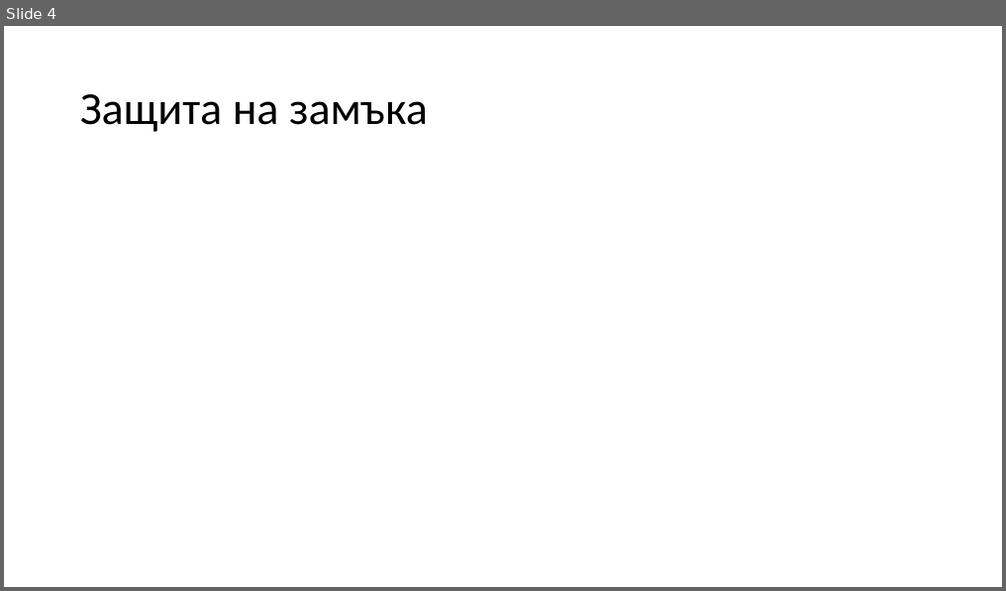
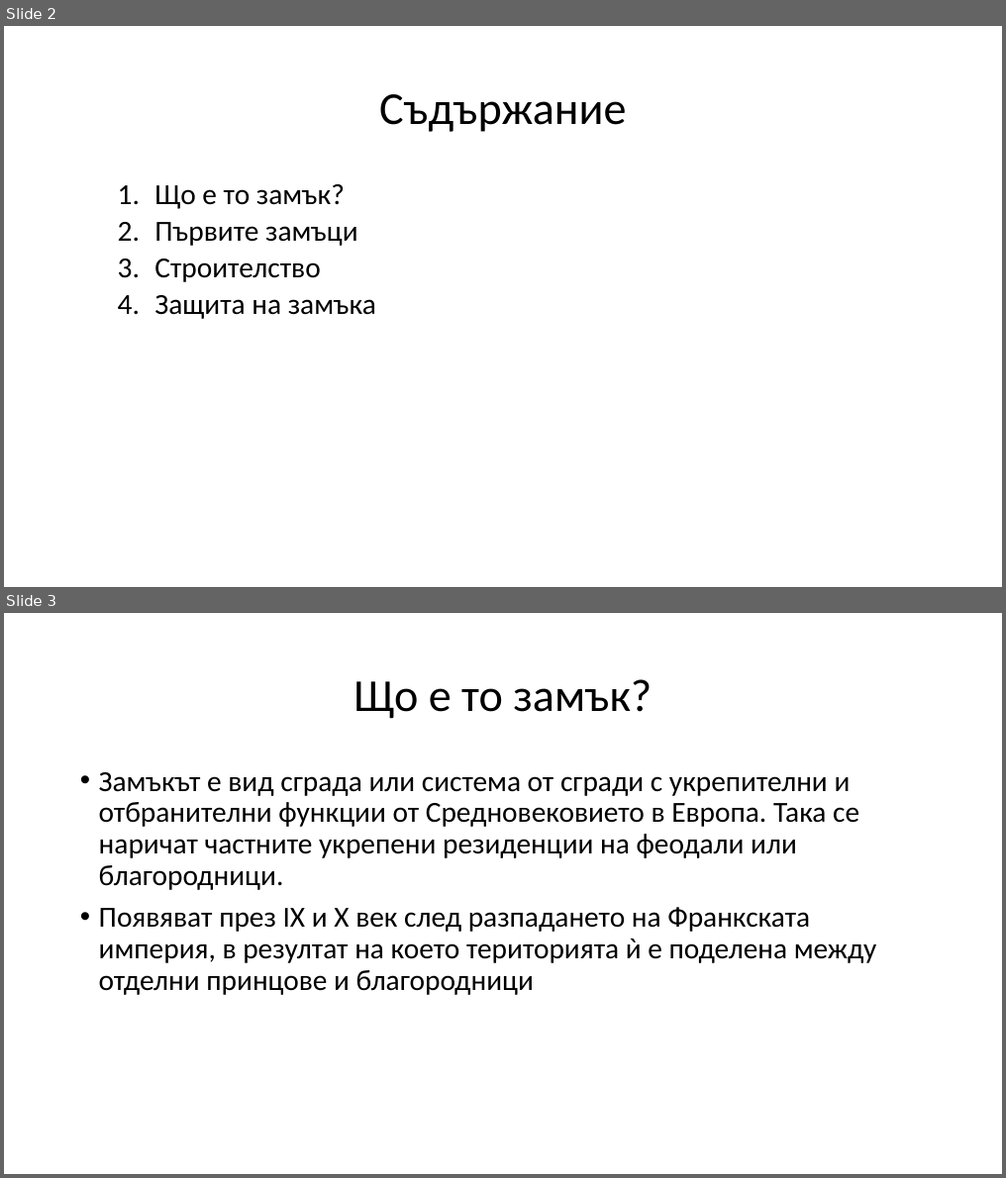
Before and after one commit to zahari02/Prezentaciq, a slide deck: Замъците в Средновековието.pptx. Shown one above the other, each under a label of ours: slide 4 before the commit, slides 2 and 3 after it. The pictures are 1006x591 and 1006x1178 pixels, drawn with LibreOffice and Linux fonts; fonts in the diff are those of the drawing. Boxes give left, top, right and bottom in pixels: in the first picture for what was removed or moved away, otherwise in the second. Text is boxed around its words. In the diff, an @@ line names an element or a change of style, - is before the commit and + after.

```diff
--- a/Замъците в Средновековието.pptx
+++ b/Замъците в Средновековието.pptx
@@ slide 3 added at box(4, 613, 1002, 1174), background #FFFFFF @@
@@ title added at box(353, 679, 651, 719), 44 pt, text #000000 @@
+Що е то замък?
@@ text added at box(99, 772, 877, 995), 28 pt, text #000000 @@
+• Замъкът е вид сграда или система от сгради с укрепителни и отбранителни функции от Средновековието в Европа. Така се наричат частните укрепени резиденции на феодали или благородници.
+• Появяват през IX и X век след разпадането на Франкската империя, в резултат на което територията ѝ е поделена между отделни принцове и благородници
@@ what was slide 4 is now slide 2 @@
@@ slide 2 changed as well @@
@@ title at box(379, 94, 626, 132): text changed @@
-Защита на замъка
+Съдържание
@@ text added at box(154, 184, 376, 319), 28 pt, text #000000 @@
+  1. Що е то замък?
+  2. Първите замъци
+  3. Строителство
+  4. Защита на замъка
```
Also in this commit, not shown: 2 other slides added, 4 slides removed.
